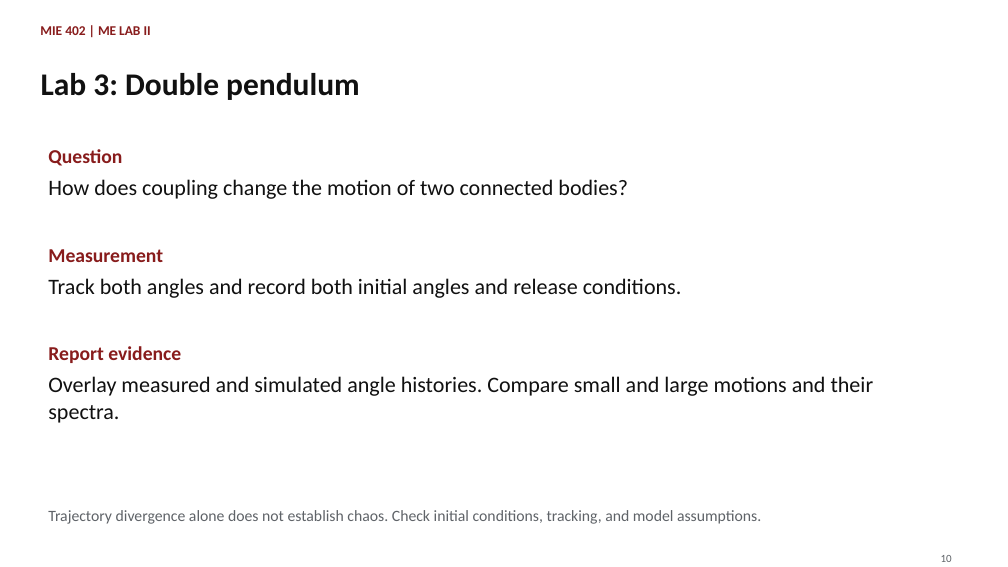
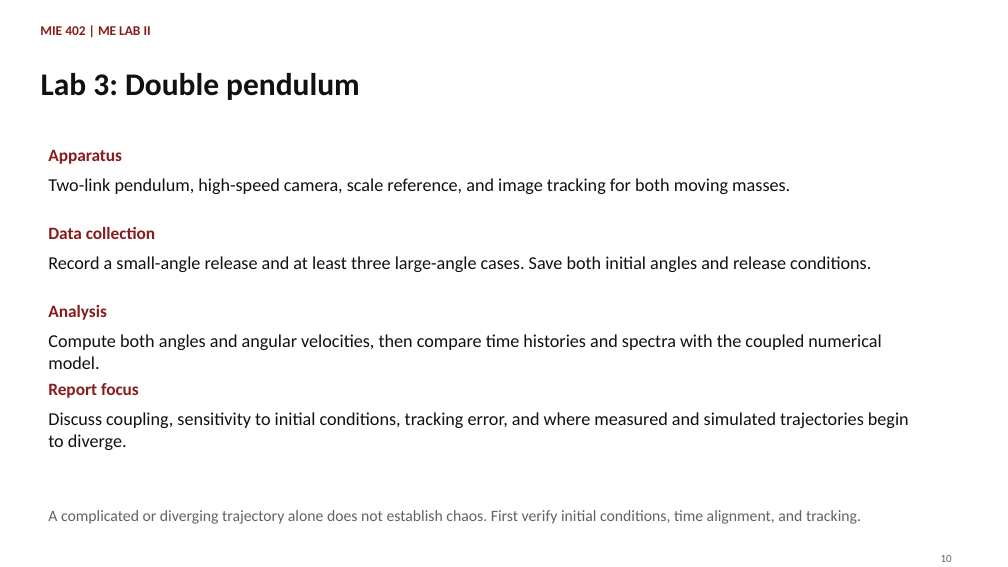
Before and after one commit to Ehsan-Roohi/MIE402-Lab, a slide deck: slide 10 of site/docs/MIE402_Lecture01_Report_Writing_Fall2026_v1.pptx. Drawn at 1008x567 pixels with LibreOffice and Linux fonts; fonts in the diff are those of the drawing. Boxes give left, top, right and bottom in pixels: in the first picture for what was removed or moved away, otherwise in the second. Text is boxed around its words. In the diff, an @@ line names an element or a change of style, - is before the commit and + after.

```diff
--- a/site/docs/MIE402_Lecture01_Report_Writing_Fall2026_v1.pptx
+++ b/site/docs/MIE402_Lecture01_Report_Writing_Fall2026_v1.pptx
@@ text at bbox=[48, 149, 122, 164]: text changed; size 18.8 to 16.5 pt @@
-Question
+Apparatus
@@ text removed at bbox=[48, 179, 628, 199] @@
-How does coupling change the motion of two connected bodies?
@@ text added at bbox=[48, 178, 790, 194], 17.2 pt, text #111111 @@
+Two-link pendulum, high-speed camera, scale reference, and image tracking for both moving masses.
@@ text added at bbox=[48, 227, 155, 239], 16.5 pt, text #881C1C, bold @@
+Data collection
@@ text at bbox=[48, 256, 871, 272]: text changed; size 21 to 17.2 pt @@
-Track both angles and record both initial angles and release conditions.
+Record a small-angle release and at least three large-angle cases. Save both initial angles and release conditions.
@@ text removed at bbox=[48, 249, 163, 262] @@
-Measurement
@@ text added at bbox=[48, 305, 107, 320], 16.5 pt, text #881C1C, bold @@
+Analysis
@@ text added at bbox=[48, 334, 881, 369], 17.2 pt, text #111111 @@
+Compute both angles and angular velocities, then compare time histories and spectra with the coupled numerical model.
@@ text at bbox=[48, 383, 139, 398]: text changed; size 18.8 to 16.5 pt @@
-Report evidence
+Report focus
@@ text removed at bbox=[48, 376, 874, 423] @@
-Overlay measured and simulated angle histories. Compare small and large motions and their spectra.
@@ text added at bbox=[48, 412, 909, 450], 17.2 pt, text #111111 @@
+Discuss coupling, sensitivity to initial conditions, tracking error, and where measured and simulated trajectories begin to diverge.
@@ text at bbox=[48, 510, 861, 524]: text changed @@
-Trajectory divergence alone does not establish chaos. Check initial conditions, tracking, and model assumptions.
+A complicated or diverging trajectory alone does not establish chaos. First verify initial conditions, time alignment, and tracking.
```
Also in this commit, not shown: 7 other slides changed, 3 other files.
